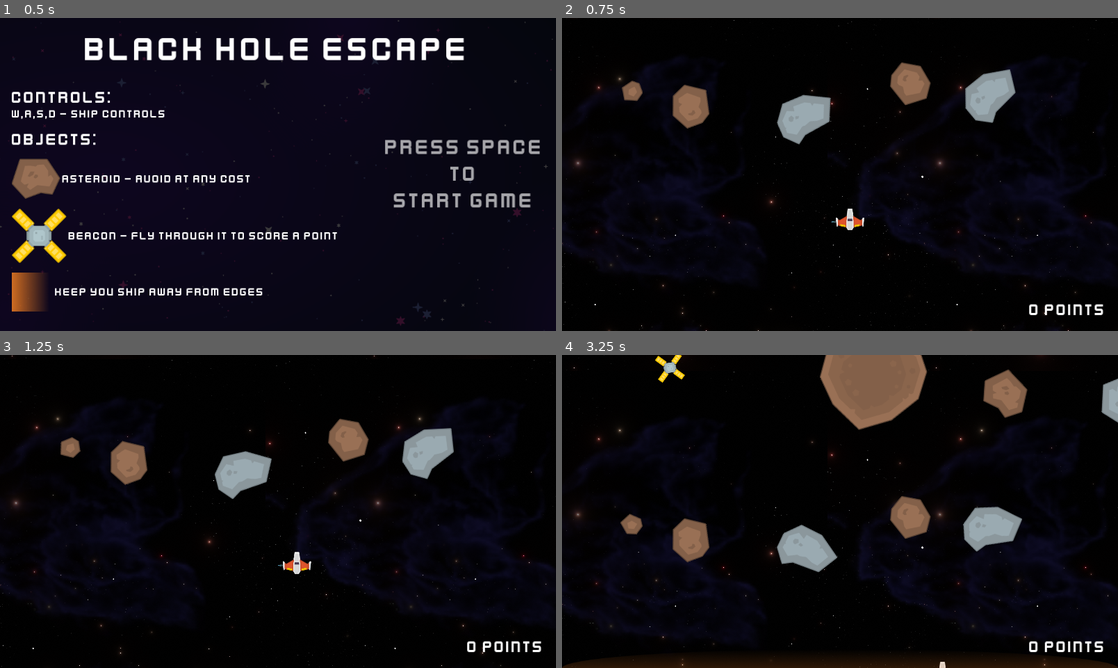
Above: before the commit, frames 1-4 (two rows, left to right).
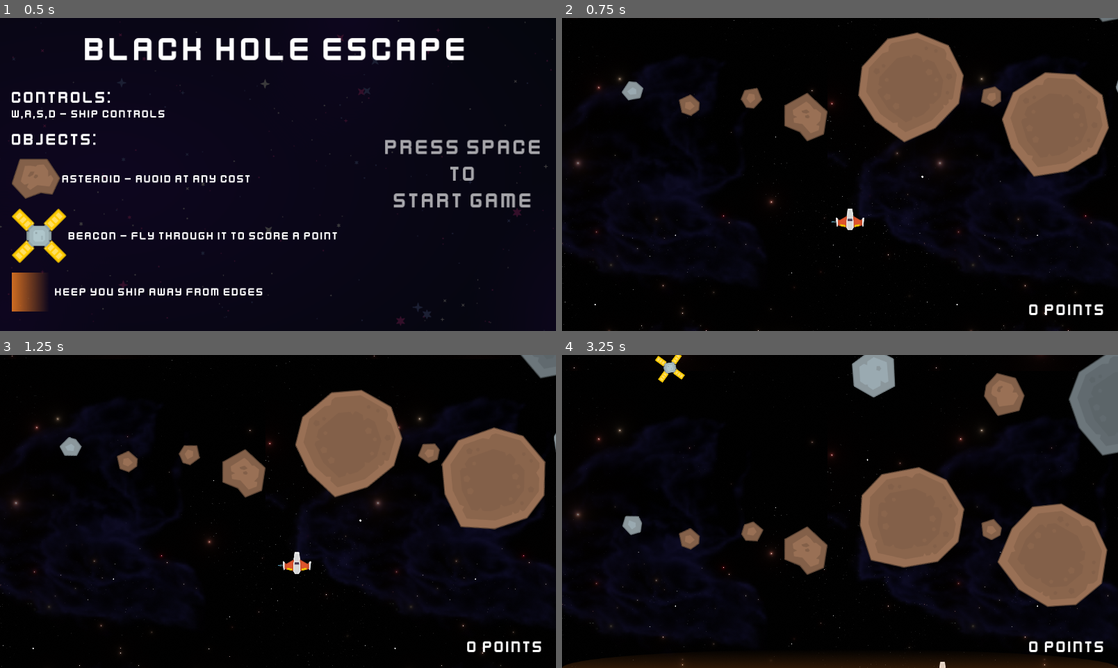
Above: after the commit, the same moments.

Repository: jstasiaczek/black_hole_escape
Game: Godot game, scene res://scenes/main/main.tscn
Same seed, same stepped clock (60 frames per second), same inputs: the game is played once before the commit and once after it.
Inputs:
- Up to frame 1 (0.5 s): no input
- Up to frame 2 (0.75 s): tap Space (action) at 0.5, 0.6 s; hold D (right) from 0.53 s (still down)
- Up to frame 3 (1.25 s): keep holding D (right); tap W (forward) at 0.77 s
- Up to frame 4 (3.25 s): tap Space (action) at 1.35, 2.1, 2.85 s; tap W (forward) at 1.52, 3.02 s; release D (right) at 2.03 s; hold A (left) 2.03-2.78 s; hold D (right) from 2.78 s (still down)

Frame 1 is identical in both runs. In frame 2, 12% of the frame differs, in the area x 10-100%, y 0-51%; in frame 3, 12%; in frame 4, 18%, in the area x 10-100%, y 0-81%.

Commit message:
performance fixes

Diff:
--- /dev/null
+++ b/managers/asteroid_cache.gd
@@ -0,0 +1,66 @@
+extends Node
+const ASTEROID_PATH: String = "res://assets/meteors/"
+
+
+class AsteroidInfo:
+	var path: String
+	var image: Texture2D
+	var polygons: Array[PackedVector2Array]
+	var width: int
+	var height: int
+
+var _asteroids: Array[AsteroidInfo] = []
+
+func _init():
+	var asteroid_files: Array[String] = _get_list()
+	print(asteroid_files)
+	_preload_asteroids(asteroid_files)
+
+
+func get_random_asteroid() -> AsteroidInfo:
+	var index: int = randi_range(0, _asteroids.size()-1)
+	return _asteroids[index]
+
+func _preload_asteroids(asteroid_files: Array[String]):
+	for asteroid_file_name in asteroid_files:
+		print(ASTEROID_PATH + asteroid_file_name)
+		var image = load(ASTEROID_PATH + asteroid_file_name)
+		var width = image.get_width()
+		var height = image.get_height()
+		var polygons = _create_collision_shape(image)
+
+		_asteroids.append(_create_info(asteroid_file_name, width, height, image, polygons))
+
+func _create_info(path: String, width: int, height: int, image: Texture2D, polygons: Array[PackedVector2Array]) -> AsteroidInfo:
+	var info = AsteroidInfo.new()
+	info.path = path
+	info.height = height
+	info.width = width
+	info.image = image
+	info.polygons = polygons
+	return info
+
+func _get_list() -> Array[String]:
+	var list: Array[String] = []
+
+	for i in range(1, 9):
+		list.append("asteroid_" + str(i) + ".png")
+	return list
+
+func _get_asteroid_list() -> Array[String]:
+	var asteroids: Array[String] = []
+	var dir := DirAccess.open(ASTEROID_PATH)
+	if dir == null:
+		return asteroids
+	dir.list_dir_begin()
+	var file_name = dir.get_next()
+	while file_name != "":
+		if not dir.current_is_dir() and file_name.find('.import') == -1:
+			asteroids.append(file_name)
+		file_name = dir.get_next()
+	return asteroids
+
+func _create_collision_shape(image: Texture) -> Array[PackedVector2Array]:
+	var map = BitMap.new()
+	map.create_from_image_alpha(image.get_image())
+	return map.opaque_to_polygons(Rect2(Vector2(), map.get_size()))
--- a/project.godot
+++ b/project.godot
@@ -18,6 +18,7 @@
 [autoload]
 
 SignalManager="*res://managers/signal_manager.gd"
+AsteroidCache="*res://managers/asteroid_cache.gd"
 GameManager="*res://managers/game_manager.gd"
 ScoreManager="*res://managers/score_manager.gd"
 
--- a/scenes/asteroids/asteroid.gd
+++ b/scenes/asteroids/asteroid.gd
@@ -6,19 +6,21 @@
 @export var width = 0
 var image: Texture2D
 var rotation_speed: float = 0
+var asteroid_info
 #@onready var collision_shape_2d = $CollisionShape2D
 
 func _init():
-	image = load("res://assets/meteors/asteroid_"+str(randi_range(1, 8))+".png")
-	width = image.get_width()
-	height = image.get_height()
+	asteroid_info = AsteroidCache.get_random_asteroid()
+	image = asteroid_info.image
+	width = asteroid_info.width
+	height = asteroid_info.height
 
 # Called when the node enters the scene tree for the first time.
 func _ready():
 	sprite_2d.texture = image
 	init_rotation()
+	create_collision_shape()
 
-	createCollisionShape(image)
 	SignalManager.on_ship_destroyed.connect(on_ship_destroyed)
 
 func init_rotation():
@@ -30,14 +32,11 @@
 func on_ship_destroyed():
 	set_process(false)
 
-func createCollisionShape(image: Texture):
-	var map = BitMap.new()
-	map.create_from_image_alpha(image.get_image())
-	var polygons = map.opaque_to_polygons(Rect2(Vector2(), map.get_size()))
-	for poly in polygons:
+func create_collision_shape():
+	for poly in asteroid_info.polygons:
 		var collision_polygon = CollisionPolygon2D.new()
 		collision_polygon.polygon = poly
-		collision_polygon.position -= map.get_size() / 2.0
+		collision_polygon.position -= Vector2(width / 2.0, height/ 2.0)
 		add_child(collision_polygon)
 
 # Called every frame. 'delta' is the elapsed time since the previous frame.
--- a/scenes/ship/ship.gd
+++ b/scenes/ship/ship.gd
@@ -43,8 +43,9 @@
 
 func play_music_for_action(action: String):
 	if Input.is_action_just_pressed(action):
+		if button_pressed_count == 0:
+			thruster_audio.volume_db = -10
 		button_pressed_count += 1
-		thruster_audio.volume_db = -10
 	if Input.is_action_just_released(action):
 		button_pressed_count -= 1
 		if button_pressed_count == 0:
Not shown, changed: assets/sounds/159012__primeval_polypod__distant-rumble.wav.import
Not shown, changed: html_release/index.html
Not shown, changed: html_release/index.pck
